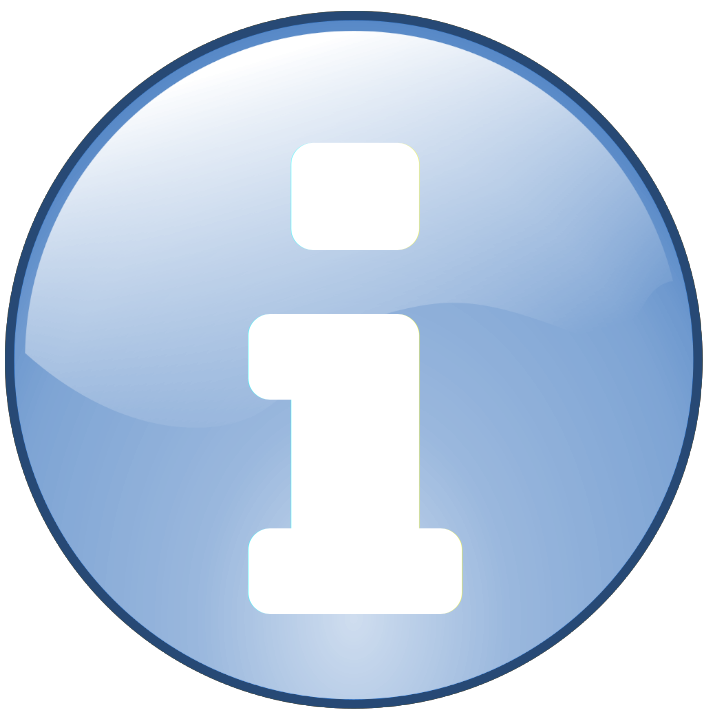
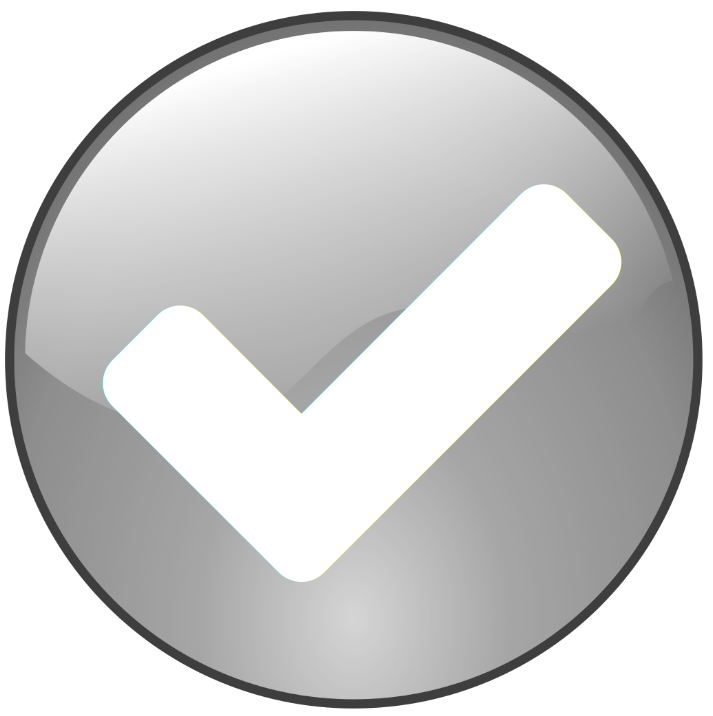
Two versions of the same layered image (713 × 716). Layer-by-layer changes:
showed "accept" over [102, 184, 622, 582]
hid "info" over [248, 142, 463, 614]
hid "blue" over [5, 11, 703, 709]
hid "green" over [5, 11, 703, 709]
renamed "red" to "gray", painted on it over [5, 11, 703, 709]
